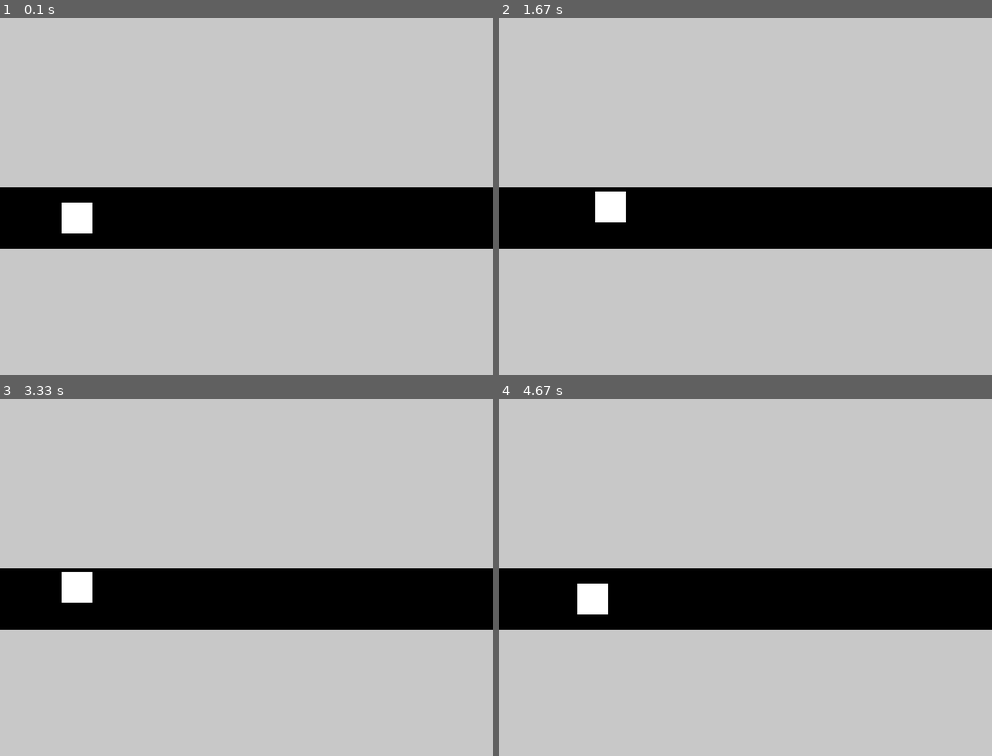
Above: before the commit, frames 1-4 (two rows, left to right).
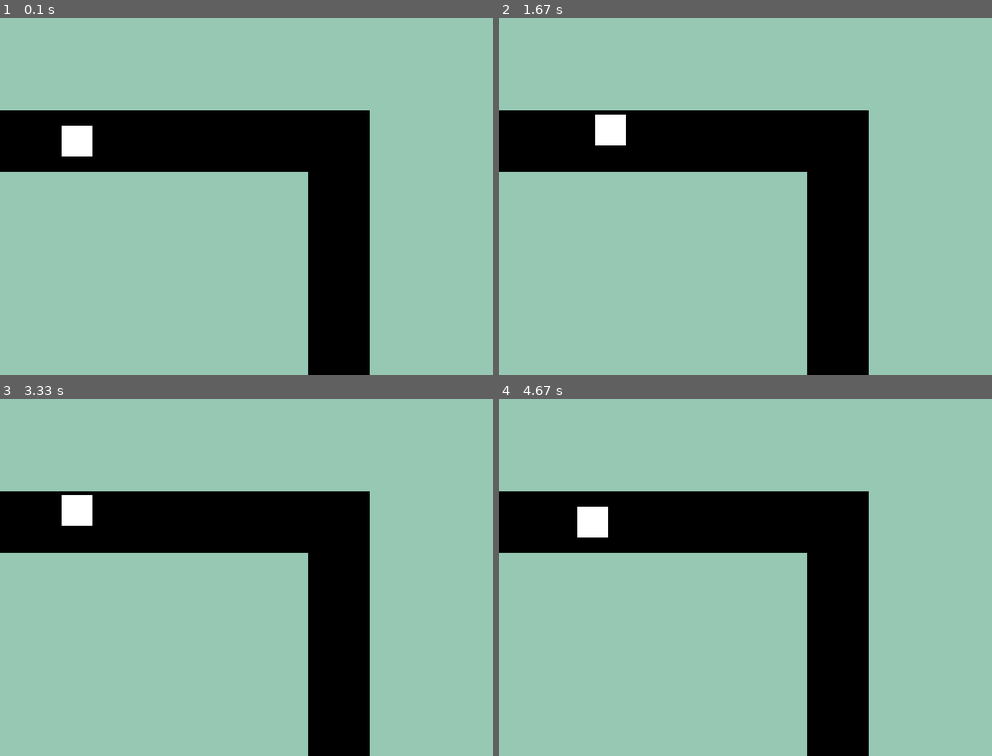
Above: after the commit, the same moments.

Repository: brunoduartelima/python-pygame-exercises
Game: pygame game, started from exercise-corredor.py
The game is run twice, just before and just after one commit, with the same random seed, the same clock (stepped at 60 frames per second) and the same inputs.
Inputs:
- Up to frame 1 (0.1 s): no input
- Up to frame 2 (1.67 s): hold Right 0.33-0.8 s; hold Up 0.83-1.13 s; hold Right 1.17-1.63 s
- Up to frame 3 (3.33 s): hold Left 1.67-2.2 s; hold Down 2.23-2.53 s; hold Left 2.57-2.97 s; hold Up from 3 s (still down)
- Up to frame 4 (4.67 s): release Up at 3.37 s; hold Right 3.4-4.03 s; hold Down 4.07-4.43 s; hold Left from 4.47 s (still down)

The runs differ from the first frame. In frame 1, 98% of the frame differs, in the area x 0-100%, y 0-100%; in frame 2, 98%; in frame 3, 98%; in frame 4, 98%.

Commit message:
A1 corredor 2.0

Diff:
--- a/exercise-corredor.py
+++ b/exercise-corredor.py
@@ -5,7 +5,7 @@
 window = pygame.display.set_mode([800, 580])
 
 quadX = 100
-quadY = 300
+quadY = 175
 
 movX = 0
 movY = 0
@@ -30,10 +30,14 @@
         movY = 0
 
 
-  window.fill((200, 200, 200))
+  window.fill((150, 200, 180))
 
   pygame.draw.rect(window, (0, 0, 0),
-    [0, 275, 800, 100]
+    [0, 150, 600, 100]
+  )
+
+  pygame.draw.rect(window, (0, 0, 0),
+    [500, 250, 100, 330]
   )
 
   pygame.draw.rect(window, (255, 255, 255),
@@ -45,14 +49,14 @@
 
   font = pygame.font.Font('freesansbold.ttf', 150)
 
-  if quadY < 275 or quadY + 50 > 375:
+  if quadY < 150 or quadX + 50 > 600 or (quadY + 50 > 250 and quadX < 500) or (quadY > 250 and quadX < 500):
     text = font.render('PERDEU', True, (255, 0, 0))
     window.blit(text, [100, 50])
     pygame.display.update()
     pygame.time.wait(2000)
     sys.exit()
 
-  if quadX + 50 > 800:
+  if quadY + 50 > 580:
     text = font.render('GANHOU', True, (50, 200, 50))
     window.blit(text, [50, 50])
     pygame.display.update()
